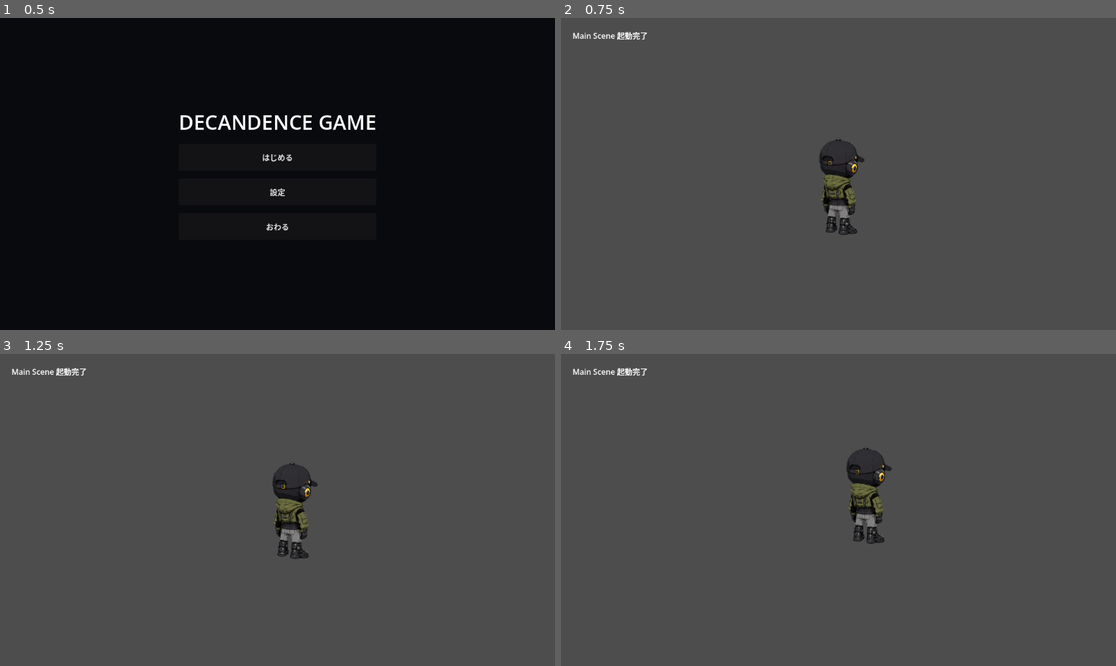
Above: before the commit, frames 1-4 (two rows, left to right).
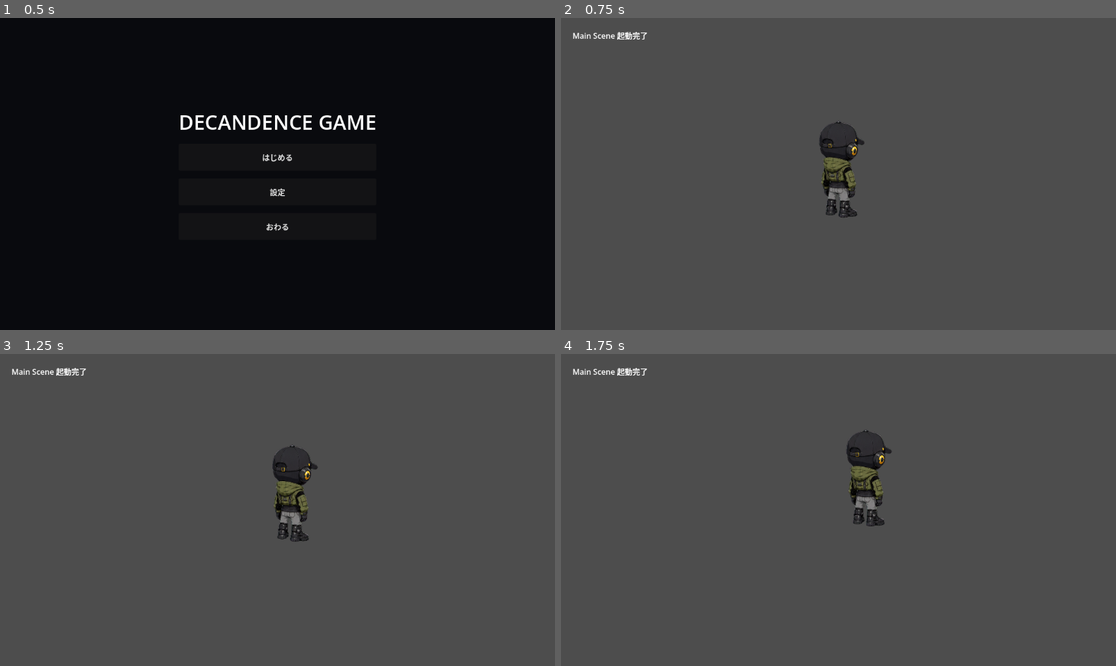
Above: after the commit, the same moments.

Repository: grimoire1089-coder/optimistic
Game: Godot game, scene res://Scenes/Boot/TitleScene.tscn
Same seed, same stepped clock (60 frames per second), same inputs: the game is played once before the commit and once after it.
Inputs:
- Up to frame 1 (0.5 s): no input
- Up to frame 2 (0.75 s): click "はじめる" at 0.5 s
- Up to frame 3 (1.25 s): no input
- Up to frame 4 (1.75 s): no input

Frame 1 is identical in both runs. In frame 2, 1.6% of the frame differs, in the area x 46-55%, y 33-70%; in frame 3, 1.6%; in frame 4, 1.6%.

Commit message:
Start Robin at movement area center

Diff:
--- a/Scripts/Characters/Robin/RobinWanderActor.gd
+++ b/Scripts/Characters/Robin/RobinWanderActor.gd
@@ -1,5 +1,7 @@
 extends CharacterBody2D
 class_name RobinWanderActor
+
+@export var start_at_movement_area_center: bool = true
 
 @onready var wander_module: RobinRandomWanderModule = $RobinRandomWanderModule
 @onready var walk_animator: RobinWalkSpriteAnimator = $RobinWalkSpriteAnimator
@@ -7,6 +9,8 @@
 
 func _ready() -> void:
 	wander_module.setup(self)
+	if start_at_movement_area_center:
+		global_position = wander_module.get_movement_center()
 	walk_animator.setup()
 
 
